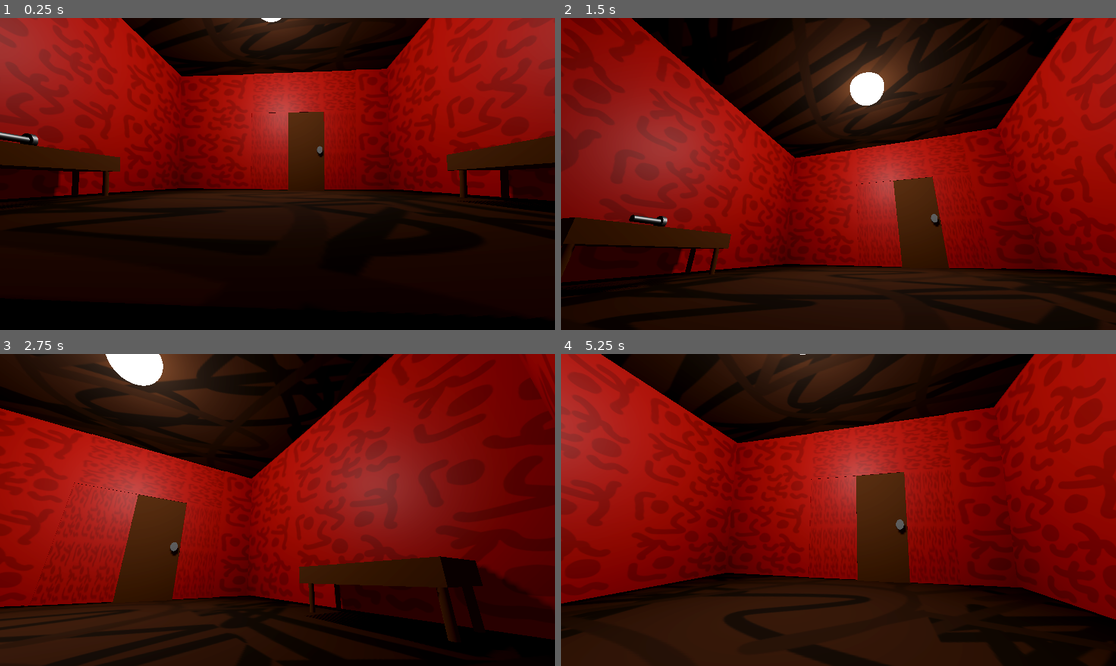
Above: before the commit, frames 1-4 (two rows, left to right).
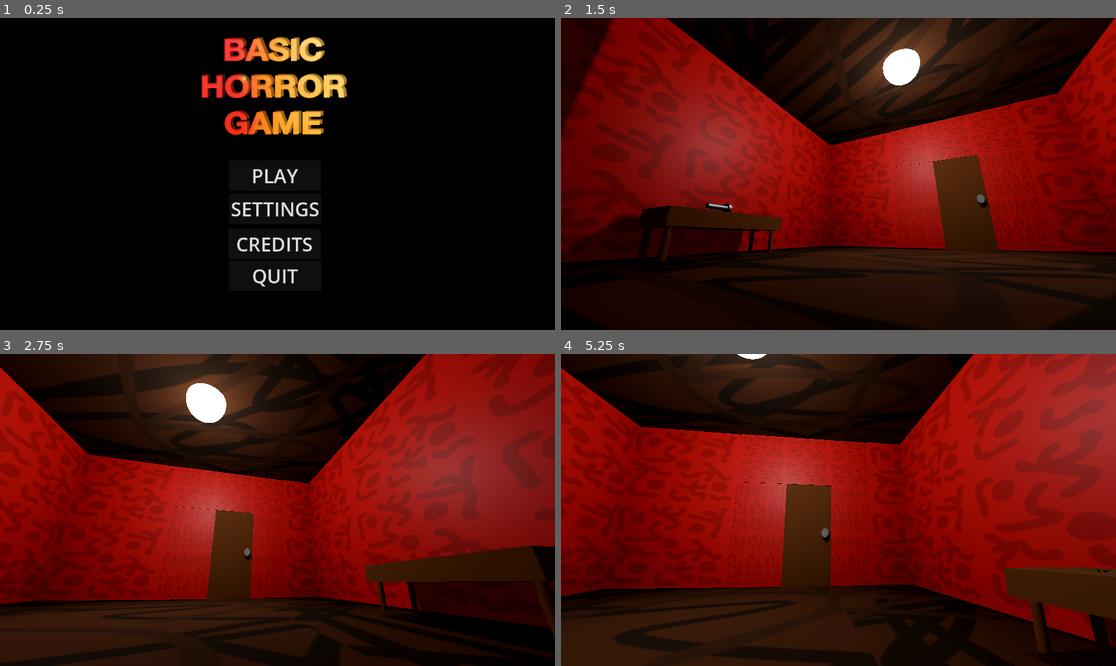
Above: after the commit, the same moments.

Repository: christiannoll/Basic3DGame
Game: Godot game, scene res://Scenes/main_menu.tscn
Same seed, same stepped clock (60 frames per second), same inputs: the game is played once before the commit and once after it. Before the commit the project starts from res://Scenes/level.tscn. The engine's default icon, where the game draws it, is replaced by a stand-in: a white triangle on a blue panel in a dark square.
Inputs (mouse positions are in pixels of both pictures, inside the frame that each line leads up to):
- Up to frame 1 (0.25 s): no input
- Up to frame 2 (1.5 s): click (838, 177) at 0.5 s, where only the run after the commit has a clickable "PLAY"; move the mouse to (866, 174) at 1.27 s; hold W (forward) from 1.28 s (still down); tap F (flashlight) at 1.35 s
- Up to frame 3 (2.75 s): keep holding W (forward); tap Space (jump) at 1.52, 2.27 s; move the mouse to (249, 510) at 2.02 s; tap E (interact) at 2.1 s
- Up to frame 4 (5.25 s): keep holding W (forward); move the mouse to (849, 503) at 2.77 s; tap Shift (sprint) at 2.85, 5.1 s; move the mouse to (832, 516) at 3.52 s; tap F (flashlight) at 3.6 s; tap Space (jump) at 3.77, 4.52 s; move the mouse to (877, 513) at 4.27 s; tap E (interact) at 4.35 s; move the mouse to (794, 506) at 5.02 s

The runs differ from the first frame. In frame 1, 63% of the frame differs, in the area x 0-100%, y 0-87%; in frame 2, 50%; in frame 3, 51%; in frame 4, 54%.

Commit message:
Set menu scene as main scene

Diff:
--- a/project.godot
+++ b/project.godot
@@ -15,7 +15,7 @@
 [application]
 
 config/name="Basic Horror Game"
-run/main_scene="uid://bc8inpmgj57ne"
+run/main_scene="uid://b5l23eioeobp3"
 config/features=PackedStringArray("4.6", "Forward Plus")
 config/icon="res://icon.svg"
 
